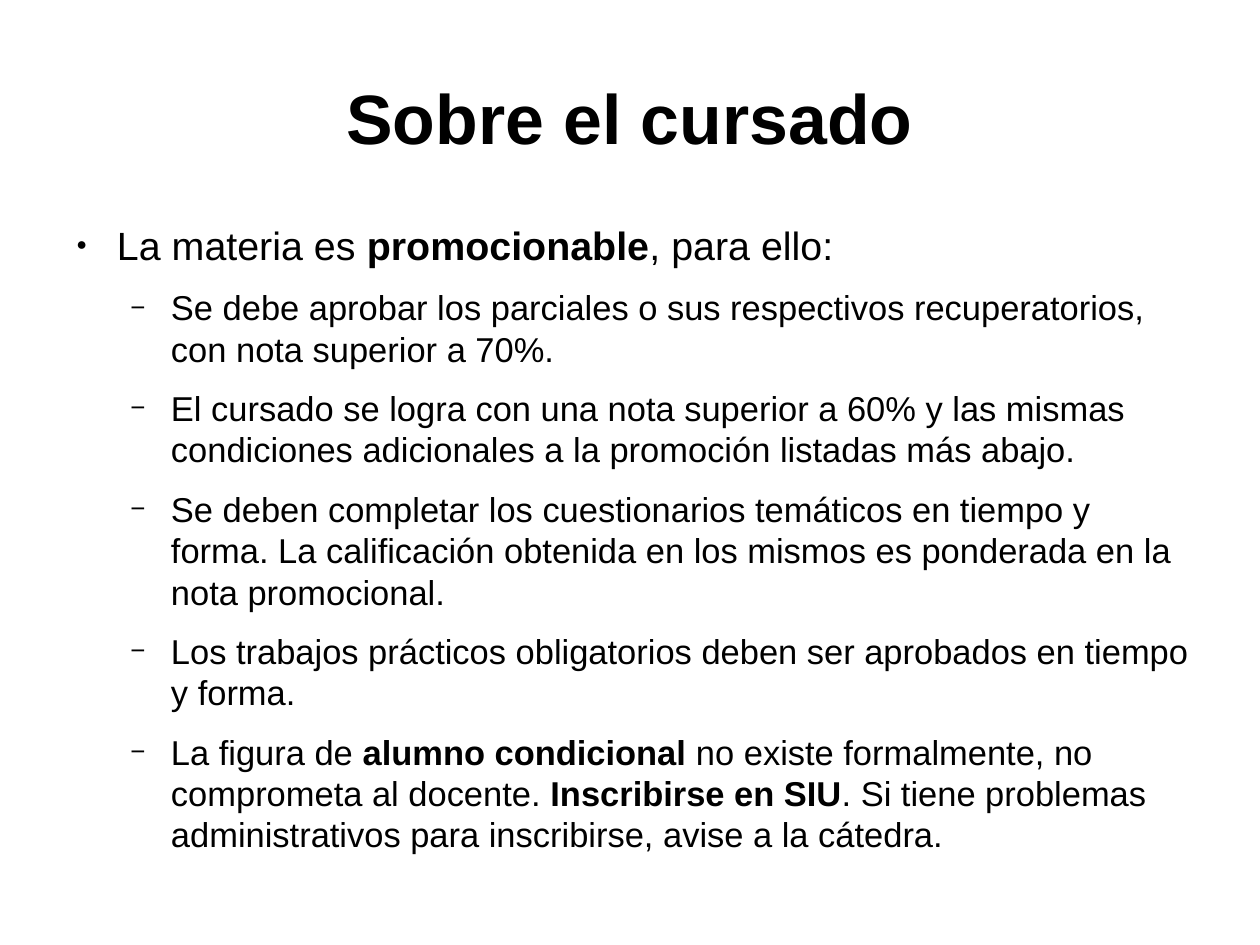
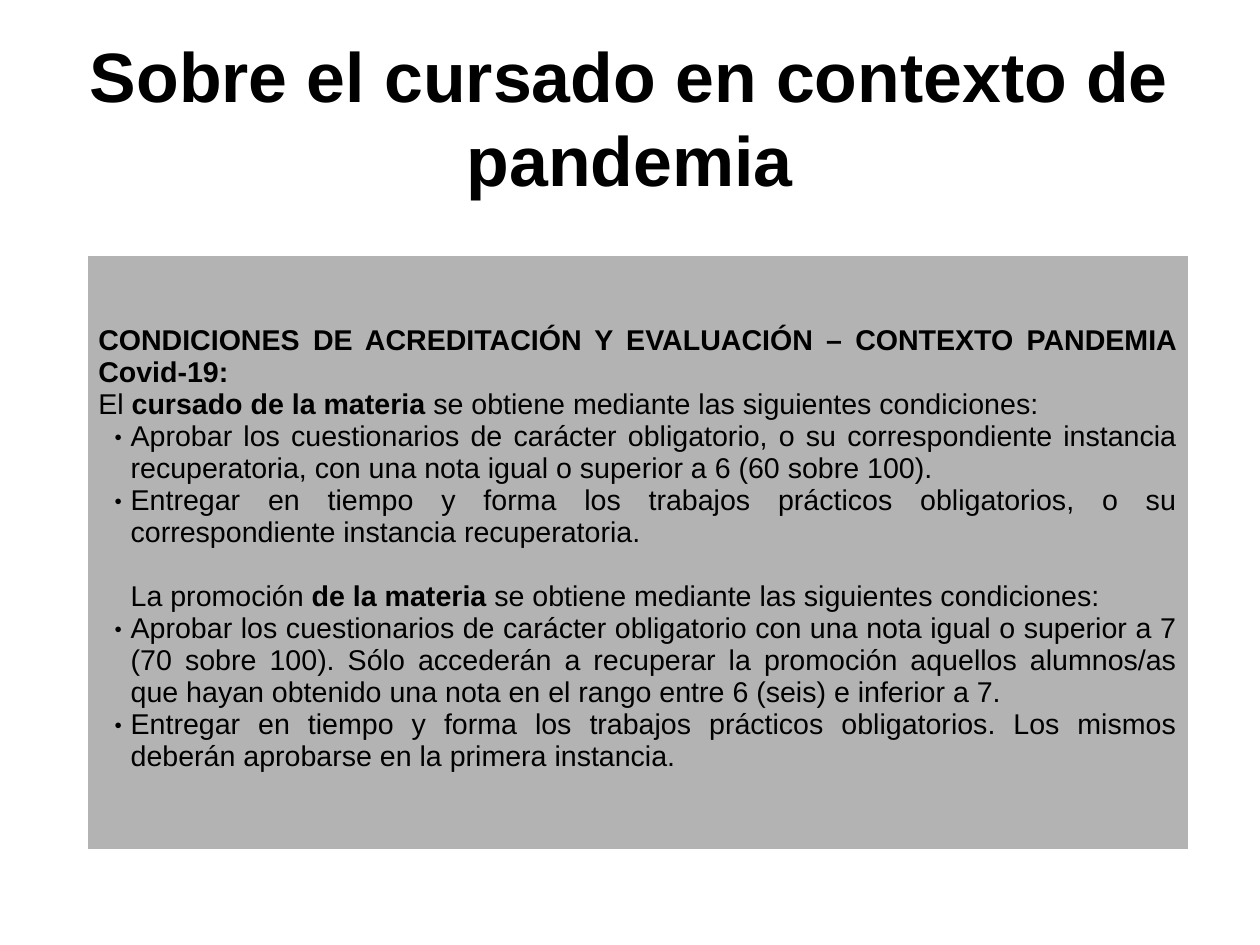
Before and after one commit to niniadcobre/asa, a slide deck: slide 3 of pautas.odp. Drawn at 1260x945 pixels with LibreOffice and Linux fonts; fonts in the diff are those of the drawing. Boxes give left, top, right and bottom in pixels: in the first picture for what was removed or moved away, otherwise in the second. Text is boxed around its words. In the diff, an @@ line names an element or a change of style, - is before the commit and + after.

```diff
--- a/pautas.odp
+++ b/pautas.odp
@@ title at box(90, 51, 1167, 199): text changed @@
-Sobre el cursado
+Sobre el cursado en contexto de pandemia
@@ text removed at box(117, 231, 1188, 854) @@
-● La materia es promocionable, para ello:
-  − Se debe aprobar los parciales o sus respectivos recuperatorios, con nota superior a 70%.
-  − El cursado se logra con una nota superior a 60% y las mismas condiciones adicionales a la promoción listadas más abajo.
-  − Se deben completar los cuestionarios temáticos en tiempo y forma. La calificación obtenida en los mismos es ponderada en la nota promocional.
-  − Los trabajos prácticos obligatorios deben ser aprobados en tiempo y forma.
-  − La figura de alumno condicional no existe formalmente, no comprometa al docente. Inscribirse en SIU. Si tiene problemas administrativos para inscribirse, avise a la cátedra.
@@ table added at box(87, 255, 1188, 802), 1 rows, 1 columns @@
+CONDICIONES DE ACREDITACIÓN Y EVALUACIÓN – CONTEXTO PANDEMIA Covid-19: / El cursado de la materia se obtiene mediante las siguientes condiciones: / Aprobar los cuestionarios de carácter obligatorio, o su correspondiente instancia recuperatoria, con una nota igual o superior a 6 (60 sobre 100). / Entregar en tiempo y forma los trabajos prácticos obligatorios, o su correspondiente instancia recuperatoria. / La promoción de la materia se obtiene mediante las siguientes condiciones: / Aprobar los cuestionarios de carácter obligatorio con una nota igual o superior a 7 (70 sobre 100). Sólo accederán a recuperar la promoción aquellos alumnos/as que hayan obtenido una nota en el rango entre 6 (seis) e inferior a 7. / Entregar en tiempo y forma los trabajos prácticos obligatorios. Los mismos deberán aprobarse en la primera instancia.
```
Also in this commit, not shown: 3 other slides changed, 8 other files.
